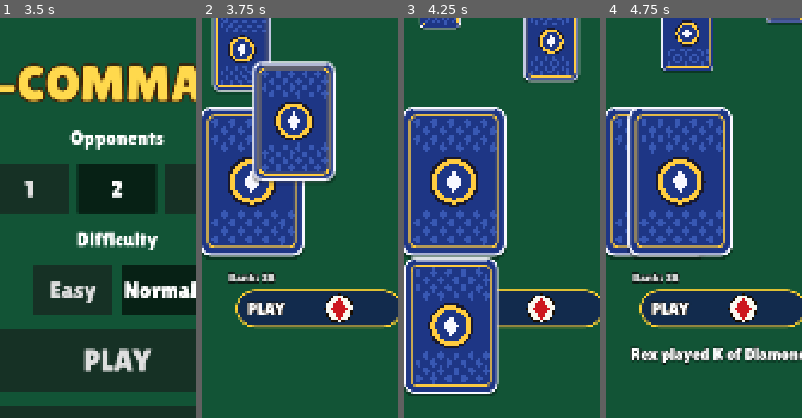
Above: before the commit, frames 1-4 (left to right).
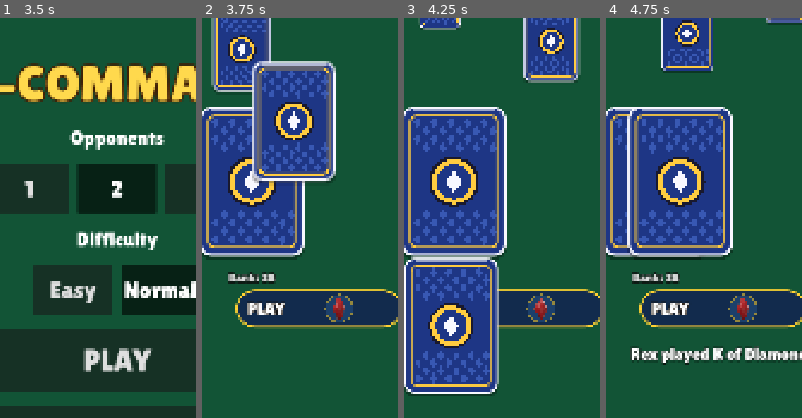
Above: after the commit, the same moments.

Repository: lambou/jcommand-cards-monorepo
Game: Godot game, scene res://scenes/main.tscn
Two runs of this game, one before a commit and one after it. Both use one fixed random seed, a clock stepped at 60 frames per second and the inputs below.
Inputs (mouse positions are % of the whole screen's width and height, from its top left):
- Up to frame 1 (3.5 s): click "Easy" at 0.5 s; click "Easy" at 1.25 s; click "Normal" at 2 s; click "Normal" at 2.75 s
- Up to frame 2 (3.75 s): click "PLAY" at 3.5 s
- Up to frame 3 (4.25 s): no input
- Up to frame 4 (4.75 s): tap Enter at 4.25 s; drag from (40, 38) to (68, 28) at 4.27 s
The pictures show only the part of the screen within x 27-77%, y 17-67%; the shares and areas given below are measured in that part.

Frame 1 is identical in both runs. In frame 2, 0.8% of the frame differs, in the area x 62-78%, y 68-76%; in frame 3, 0.8%; in frame 4, 0.8%.

Commit message:
3D suits: endless smooth turntable, card-matched lighting, free-turn viewer
- 96-frame renders re-lit to the card art's red/ink, soft lighting (no white glare)
- cross-fade between frames; idle is a continuous endless turn, spins stack on top
- no light plate behind 3D suits; flat fallback if a sheet has an unexpected size
- --modelview / --modelviewshot: free-turn inspector in real in-game widgets

Co-Authored-By: Claude Sonnet 5.5 <noreply@anthropic.com>

Diff:
--- a/apps/mobile/scripts/main.gd
+++ b/apps/mobile/scripts/main.gd
@@ -4,6 +4,9 @@
 ##   --selftest              play full games through the real UI handlers; exit code 0 = pass
 ##   --shot=<file.png> [--bots=N]   save <file>_a/_b/_c.png: mid-deal, a card mid-flight, settled
 ##   --menushot=<file.png>   screenshot of the menu
+##   --suitshot=<file.png>   the J suit picker (3D suits), then the PLAY pill spinning to a new suit
+##   --modelview             free-turn inspector for all 3D models (drag to rotate; see ui/model_view.gd)
+##   --modelviewshot=<file.png>   <file>_0/_90/_180/_270.png of the inspector at four turn angles
 
 const Menu := preload("res://scripts/ui/menu.gd")
 const Table := preload("res://scripts/ui/table.gd")
@@ -43,6 +46,15 @@
 			podium_path = a.substr(13)
 		elif a.begins_with("--checkshot="):
 			_checkshot(a.substr(12))
+			return
+		elif a == "--modelview":
+			_swap(preload("res://scripts/ui/model_view.gd").new())
+			return
+		elif a.begins_with("--modelviewshot="):
+			_modelviewshot(a.substr(16))
+			return
+		elif a.begins_with("--suitshot="):
+			_suitshot(a.substr(11))
 			return
 		elif a.begins_with("--slideshot="):
 			_slideshot(a.substr(12))
@@ -129,6 +141,35 @@
 	print("saved ", p)
 
 
+func _modelviewshot(path: String) -> void:
+	var v := preload("res://scripts/ui/model_view.gd").new()
+	_swap(v)
+	await get_tree().create_timer(0.5).timeout
+	for a in [0, 90, 180, 270]:
+		v.angle = float(a)
+		await get_tree().create_timer(0.2).timeout
+		_save(path, "_%d" % a)
+	get_tree().quit()
+
+
+## Opens the J suit picker, then picks a suit and captures the PLAY pill spinning in the new suit.
+func _suitshot(path: String) -> void:
+	var t := _start_game(2, "normal")
+	t.game.bot_delay = 5.0
+	t.game.rng.seed = 5
+	await get_tree().create_timer(3.5).timeout   # let the deal finish
+	t.picker.visible = true
+	await get_tree().create_timer(0.4).timeout
+	_save(path, "_picker")
+	t.picker.visible = false
+	t.game.state["required"] = {"kind": "suit", "suit": "S"}
+	t.game.updated.emit([])
+	for i in 4:
+		await get_tree().create_timer(0.18).timeout
+		_save(path, "_pill%d" % i)
+	get_tree().quit()
+
+
 ## Gives the human a 2, plays it, and captures the slide-under animation frame by frame.
 func _slideshot(path: String) -> void:
 	var t := _start_game(2, "normal")
--- /dev/null
+++ b/apps/mobile/scripts/ui/model_view.gd
@@ -0,0 +1,115 @@
+extends Control
+## Free-turn inspector for the 3D suit models, shown on the real table colours and inside the real
+## in-game widgets (suit picker buttons, the PLAY pill, a card face) so lighting can be judged in context.
+##   drag / left-right keys : turn the big suits freely (with inertia)
+##   space                  : toggle auto-spin
+##   esc                    : quit
+## Launch: godot --path apps/mobile -- --modelview      (see main.gd for --modelviewshot)
+
+const TextFx := preload("res://scripts/ui/text_fx.gd")
+const CardArt := preload("res://scripts/ui/card_art.gd")
+const Suit3D := preload("res://scripts/ui/suit3d.gd")
+const SuitButton := preload("res://scripts/ui/suit_button.gd")
+const RequiredView := preload("res://scripts/ui/required_view.gd")
+
+const SUITS := ["H", "D", "C", "S"]
+const FONT := preload("res://assets/fonts/LilitaOne-Regular.ttf")
+
+var angle := 0.0          # degrees, shared by the big suits
+var _vel := 0.0           # deg/s inertia after a drag
+var _drag := false
+var auto_spin := false
+
+var _buttons: Array = []
+var _pills: Array = []
+
+
+func _ready() -> void:
+	set_anchors_and_offsets_preset(Control.PRESET_FULL_RECT)
+	mouse_filter = Control.MOUSE_FILTER_STOP
+	for s in SUITS:
+		var b := SuitButton.new(s)
+		b.mouse_filter = Control.MOUSE_FILTER_IGNORE
+		add_child(b)
+		_buttons.append(b)
+	for r in [{"kind": "suit", "suit": "H"}, {"kind": "suit", "suit": "S"}, {"kind": "color", "color": "red"}, {"kind": "color", "color": "black"}]:
+		var p := RequiredView.new()
+		p.set_required(r)
+		add_child(p)
+		_pills.append(p)
+	resized.connect(_layout)
+	_layout()
+
+
+func _layout() -> void:
+	var w := size.x
+	var h := size.y
+	var gap := 24.0
+	var bw := (_buttons[0] as Control).size.x
+	var x := (w - (bw * 4 + gap * 3)) / 2.0
+	for b in _buttons:
+		b.position = Vector2(x, h * 0.62)
+		x += bw + gap
+	var pw := (_pills[0] as Control).size.x
+	var cols := 2
+	var px := (w - (pw * cols + gap)) / 2.0
+	for i in _pills.size():
+		var p: Control = _pills[i]
+		p.position = Vector2(px + (i % cols) * (pw + gap), h * 0.62 + 210.0 + (i / cols) * 110.0)
+
+
+func _gui_input(event: InputEvent) -> void:
+	if event is InputEventMouseButton and event.button_index == MOUSE_BUTTON_LEFT:
+		_drag = event.pressed
+		if _drag:
+			_vel = 0.0
+	elif event is InputEventMouseMotion and _drag:
+		angle += event.relative.x * 0.9
+		_vel = event.relative.x * 0.9 / maxf(get_process_delta_time(), 0.001)
+
+
+func _unhandled_key_input(event: InputEvent) -> void:
+	if not event.pressed:
+		return
+	match event.keycode:
+		KEY_LEFT:
+			angle -= 7.5
+		KEY_RIGHT:
+			angle += 7.5
+		KEY_SPACE:
+			auto_spin = not auto_spin
+		KEY_ESCAPE:
+			get_tree().quit()
+
+
+func _process(delta: float) -> void:
+	if auto_spin:
+		angle += 60.0 * delta
+	elif not _drag and absf(_vel) > 1.0:
+		angle += _vel * delta
+		_vel = lerpf(_vel, 0.0, minf(delta * 4.0, 1.0))
+	queue_redraw()
+
+
+func _draw() -> void:
+	draw_rect(Rect2(Vector2.ZERO, size), Color(0.07, 0.33, 0.21))   # same as the table bg
+	var w := size.x
+	var h := size.y
+	TextFx.draw(self, FONT, Vector2(0, 62), "3D suit models - drag to turn", HORIZONTAL_ALIGNMENT_CENTER, w, 40, Color.WHITE)
+
+	# Big suits on the table colour (top) and on a card face (below), same angle.
+	var cell := minf(w / 4.4, h * 0.26)
+	var x0 := (w - cell * 4) / 2.0
+	for i in 4:
+		var s: String = SUITS[i]
+		var cx := x0 + cell * (i + 0.5)
+		Suit3D.draw(self, s, Vector2(cx, h * 0.2), cell * 0.4, angle)
+		var card := Rect2(cx - cell * 0.32, h * 0.33, cell * 0.64, cell * 0.64 * 1.43)
+		var box := StyleBoxFlat.new()
+		box.set_corner_radius_all(14)
+		box.bg_color = Color(0.99, 0.98, 0.95)
+		box.set_border_width_all(3)
+		box.border_color = CardArt.BLACK
+		draw_style_box(box, card)
+		Suit3D.draw(self, s, card.get_center(), cell * 0.2, angle)
+	TextFx.draw(self, FONT, Vector2(0, h - 14), "angle %d  |  space: auto-spin  |  esc: quit" % int(posmod(angle, 360.0)), HORIZONTAL_ALIGNMENT_CENTER, w, 24, Color(1, 1, 1, 0.7))
--- a/apps/mobile/scripts/ui/required_view.gd
+++ b/apps/mobile/scripts/ui/required_view.gd
@@ -3,8 +3,12 @@
 
 const TextFx := preload("res://scripts/ui/text_fx.gd")
 const CardArt := preload("res://scripts/ui/card_art.gd")
+const Suit3D := preload("res://scripts/ui/suit3d.gd")
+const Settings := preload("res://scripts/game/settings.gd")
 
 var required: Dictionary = {"kind": "free"}
+var _angle := 0.0     # extra spin (360 -> 0) added to the idle turn when the requirement changes
+var _time := 0.0
 
 
 func _init() -> void:
@@ -14,8 +18,29 @@
 
 
 func set_required(r: Dictionary) -> void:
+	var changed := r != required
 	required = r
+	if changed and r.get("kind", "") != "free" and not Settings.reduce():
+		# One full turn that eases out to face front. It is added on top of the idle turn (not
+		# swapped for it), so the hand-off at the end is seamless.
+		_angle = 360.0
+		var tw := create_tween()
+		tw.tween_property(self, "_angle", 0.0, 0.7).set_trans(Tween.TRANS_SINE).set_ease(Tween.EASE_OUT)
 	queue_redraw()
+
+
+func _process(delta: float) -> void:
+	# Redraw while turning so the 3D suit stays alive.
+	if Settings.reduce() or required.get("kind", "free") == "free" or not is_visible_in_tree():
+		return
+	_time += delta
+	queue_redraw()
+
+
+func _suit_angle(phase: float) -> float:
+	if Settings.reduce():
+		return 0.0
+	return _angle + Suit3D.idle(_time, phase)
 
 
 func _draw() -> void:
@@ -27,22 +52,26 @@
 	box.border_color = Color(1.0, 0.82, 0.2)
 	draw_style_box(box, Rect2(Vector2.ZERO, size))
 	var mid := Vector2(size.x * 0.62, size.y / 2.0)
-	var plate := Color(0.98, 0.97, 0.94)
+	# Flat fallback suits need a light plate to be readable; the 3D suits never get one (a light
+	# disc would show as a white spot whenever the suit turns edge-on).
+	var flat := not Suit3D.available()
+	var plate := Color(0.98, 0.97, 0.94) if flat else Color(0.11, 0.25, 0.42)
+	var rim := Color(0.1, 0.05, 0.0) if flat else Color(1.0, 0.82, 0.2, 0.55)
 	match required["kind"]:
 		"suit":
-			draw_circle(mid, 34, Color(0.1, 0.05, 0.0))
-			draw_circle(mid, 30, plate)
+			draw_circle(mid, 34, rim)
+			draw_circle(mid, 31 if not flat else 30, plate)
 		"color":
 			for dx in [-34, 34]:
-				draw_circle(mid + Vector2(dx, 0), 31, Color(0.1, 0.05, 0.0))
-				draw_circle(mid + Vector2(dx, 0), 27, plate)
+				draw_circle(mid + Vector2(dx, 0), 31, rim)
+				draw_circle(mid + Vector2(dx, 0), 28 if not flat else 27, plate)
 	TextFx.draw(self, font, Vector2(28, size.y / 2.0 + 14), "PLAY", HORIZONTAL_ALIGNMENT_LEFT, -1, 40, Color.WHITE)
 	match required["kind"]:
 		"suit":
-			CardArt.draw_suit(self, required["suit"], mid, 28, CardArt.suit_color(required["suit"]))
+			Suit3D.draw(self, required["suit"], mid, 28, _suit_angle(0.0))
 		"color":
-			var col: Color = CardArt.RED if required["color"] == "red" else CardArt.BLACK
-			CardArt.draw_suit(self, "H" if required["color"] == "red" else "S", mid + Vector2(-34, 0), 24, col)
-			CardArt.draw_suit(self, "D" if required["color"] == "red" else "C", mid + Vector2(34, 0), 24, col)
+			var red: bool = required["color"] == "red"
+			Suit3D.draw(self, "H" if red else "S", mid + Vector2(-34, 0), 24, _suit_angle(0.0))
+			Suit3D.draw(self, "D" if red else "C", mid + Vector2(34, 0), 24, _suit_angle(1.7))
 		_:
 			TextFx.draw(self, font, Vector2(size.x * 0.46, size.y / 2.0 + 14), "ANY CARD", HORIZONTAL_ALIGNMENT_LEFT, -1, 36, Color.WHITE)
--- /dev/null
+++ b/apps/mobile/scripts/ui/suit3d.gd
@@ -0,0 +1,67 @@
+extends RefCounted
+## 3D suit icons: pre-rendered Blender turntables (tools/blender/make_suits.py).
+## Each assets/suits/suit_X.png is a FRAMES-frame spritesheet of one full spin (cross-faded between frames), frame 0 = facing front.
+## Falls back to the flat vector art if a sheet is missing, so the game never breaks without assets.
+
+const CardArt := preload("res://scripts/ui/card_art.gd")
+
+const FRAMES := 96
+const COLS := 12
+const FRAME_PX := 192
+## The suit fills ~78% of a frame (ortho camera margin), so scale the quad up to match CardArt's radius.
+const FILL := 2.0 / 0.78
+
+static var _sheets: Dictionary = {}
+
+
+static func sheet(suit: String) -> Texture2D:
+	if not _sheets.has(suit):
+		var path := "res://assets/suits/suit_%s.png" % suit
+		var tex: Texture2D = load(path) if ResourceLoader.exists(path) else null
+		# A sheet packed with a different frame count / size would be sampled at the wrong
+		# places (empty or garbled), so treat it as missing and use the flat art instead.
+		if tex != null and tex.get_size() != Vector2(COLS * FRAME_PX, ceili(float(FRAMES) / COLS) * FRAME_PX):
+			push_warning("suit sheet %s has an unexpected size %s; using flat suits" % [path, tex.get_size()])
+			tex = null
+		_sheets[suit] = tex
+	return _sheets[suit]
+
+
+static func available() -> bool:
+	for s in ["H", "D", "C", "S"]:
+		if sheet(s) == null:
+			return false
+	return true
+
+
+## Draw `suit` centred on `c`, with the same size convention as CardArt.draw_suit (`s` = half-height).
+## `angle` is the spin in degrees (0 = front-facing); wraps around.
+static func draw(ci: CanvasItem, suit: String, c: Vector2, s: float, angle: float = 0.0, modulate: Color = Color.WHITE) -> void:
+	var tex := sheet(suit)
+	if tex == null:
+		CardArt.draw_suit(ci, suit, c, s, CardArt.suit_color(suit))
+		return
+	# Cross-fade between the two nearest frames so slow spins glide instead of stepping.
+	var pos := fposmod(angle / 360.0 * FRAMES, float(FRAMES))
+	var f0 := int(pos) % FRAMES
+	var f1 := (f0 + 1) % FRAMES
+	var t := pos - floorf(pos)
+	var side := s * FILL
+	var dst := Rect2(c - Vector2(side, side) / 2.0, Vector2(side, side))
+	ci.draw_texture_rect_region(tex, dst, _frame_rect(f0), modulate)
+	if t > 0.02:
+		var m2 := modulate
+		m2.a *= t
+		ci.draw_texture_rect_region(tex, dst, _frame_rect(f1), m2)
+
+
+static func _frame_rect(f: int) -> Rect2:
+	return Rect2(Vector2((f % COLS) * FRAME_PX, (f / COLS) * FRAME_PX), Vector2(FRAME_PX, FRAME_PX))
+
+
+## Endless idle turntable: a slow, constant spin (degrees, unbounded; draw() wraps it). `phase`
+## offsets neighbouring suits so they do not turn in lockstep.
+const IDLE_DEG_PER_SEC := 42.0
+
+static func idle(time: float, phase: float = 0.0) -> float:
+	return time * IDLE_DEG_PER_SEC + phase * 57.0
--- a/apps/mobile/scripts/ui/suit_button.gd
+++ b/apps/mobile/scripts/ui/suit_button.gd
@@ -1,12 +1,18 @@
 extends Control
 ## Big tappable suit icon used by the "pick a suit" prompt after playing a J.
+## The suit is a 3D Blender render that turns endlessly while idle and spins up when pressed.
 
 const TextFx := preload("res://scripts/ui/text_fx.gd")
 const CardArt := preload("res://scripts/ui/card_art.gd")
+const Suit3D := preload("res://scripts/ui/suit3d.gd")
+const Settings := preload("res://scripts/game/settings.gd")
 
 signal chosen(suit: String)
 
 var suit := "H"
+var _time := 0.0
+var _spin := 0.0          # extra spin in degrees while pressed (tweened)
+var _hover := 0.0         # 0..1 highlight
 
 
 func _init(p_suit: String = "H") -> void:
@@ -14,20 +20,52 @@
 	custom_minimum_size = Vector2(190, 190)
 	size = custom_minimum_size
 	mouse_filter = Control.MOUSE_FILTER_STOP
+	pivot_offset = size / 2.0
+	mouse_entered.connect(func(): _set_hover(1.0))
+	mouse_exited.connect(func(): _set_hover(0.0))
+
+
+func _set_hover(v: float) -> void:
+	if Settings.reduce():
+		return
+	create_tween().tween_property(self, "_hover", v, 0.15)
+
+
+func _process(delta: float) -> void:
+	if not is_visible_in_tree() or Settings.reduce():
+		return
+	_time += delta
+	queue_redraw()
 
 
 func _gui_input(event: InputEvent) -> void:
 	if event is InputEventMouseButton and event.pressed and event.button_index == MOUSE_BUTTON_LEFT:
-		chosen.emit(suit)
 		accept_event()
+		if Settings.reduce():
+			chosen.emit(suit)
+			return
+		# Quick spin + pop, then confirm.
+		mouse_filter = Control.MOUSE_FILTER_IGNORE
+		var tw := create_tween()
+		tw.tween_property(self, "_spin", 360.0, 0.45).set_trans(Tween.TRANS_SINE).set_ease(Tween.EASE_IN_OUT)
+		tw.parallel().tween_property(self, "scale", Vector2(1.12, 1.12), 0.45).set_trans(Tween.TRANS_BACK).set_ease(Tween.EASE_OUT)
+		tw.tween_callback(func():
+			chosen.emit(suit)
+			_spin = 0.0
+			scale = Vector2.ONE
+			mouse_filter = Control.MOUSE_FILTER_STOP)
 
 
 func _draw() -> void:
 	var box := StyleBoxFlat.new()
 	box.set_corner_radius_all(26)
-	box.bg_color = Color(0.98, 0.97, 0.94)
+	box.bg_color = Color(0.98, 0.97, 0.94).lerp(Color(1.0, 0.95, 0.75), _hover * 0.6)
 	box.set_border_width_all(4)
-	box.border_color = Color(0.25, 0.25, 0.3)
+	box.border_color = Color(0.25, 0.25, 0.3).lerp(Color(1.0, 0.82, 0.2), _hover)
 	draw_style_box(box, Rect2(Vector2.ZERO, size))
-	CardArt.draw_suit(self, suit, size / 2.0 + Vector2(0, -6), 52, CardArt.suit_color(suit))
+	var c := size / 2.0 + Vector2(0, -6)
+	var angle := _spin + Suit3D.idle(_time, float(suit.unicode_at(0)))
+	if Settings.reduce():
+		angle = 0.0
+	Suit3D.draw(self, suit, c, 62, angle)
 	TextFx.draw(self, preload("res://assets/fonts/LilitaOne-Regular.ttf"), Vector2(0, size.y - 14), CardArt.SUIT_NAMES[suit], HORIZONTAL_ALIGNMENT_CENTER, size.x, 24, Color.WHITE)
Binary file added: apps/mobile/assets/suits/suit_C.png
Binary file added: apps/mobile/assets/suits/suit_D.png
Binary file added: apps/mobile/assets/suits/suit_H.png
Binary file added: apps/mobile/assets/suits/suit_S.png
Not shown, added: apps/mobile/scripts/ui/model_view.gd.uid
Not shown, added: apps/mobile/scripts/ui/suit3d.gd.uid
